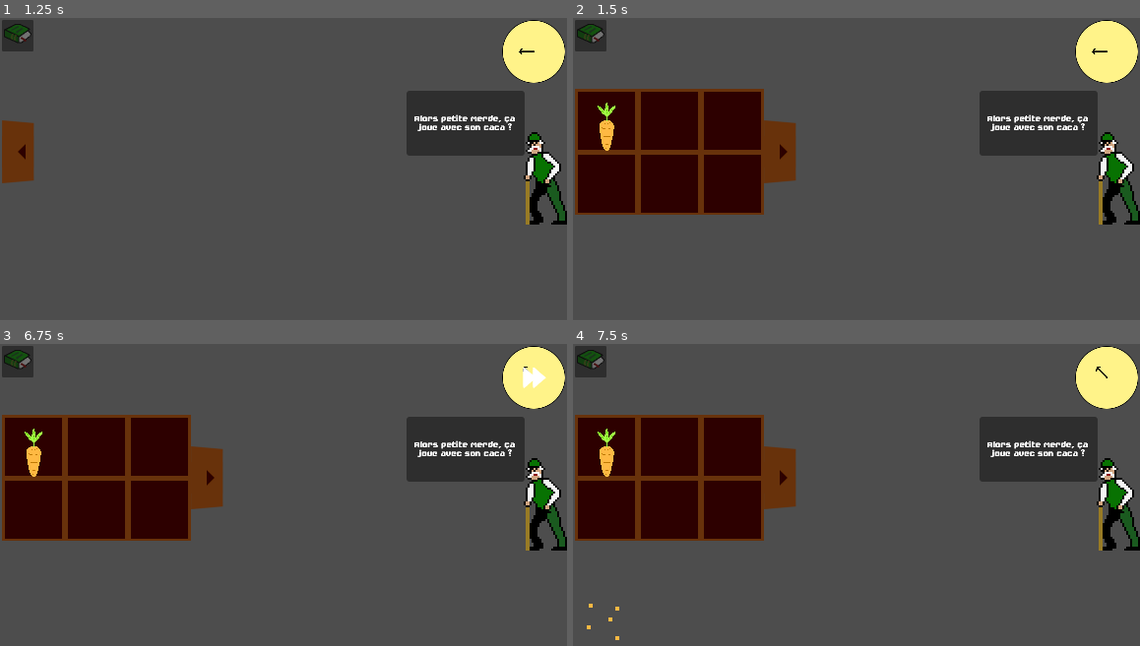
Above: before the commit, frames 1-4 (two rows, left to right).
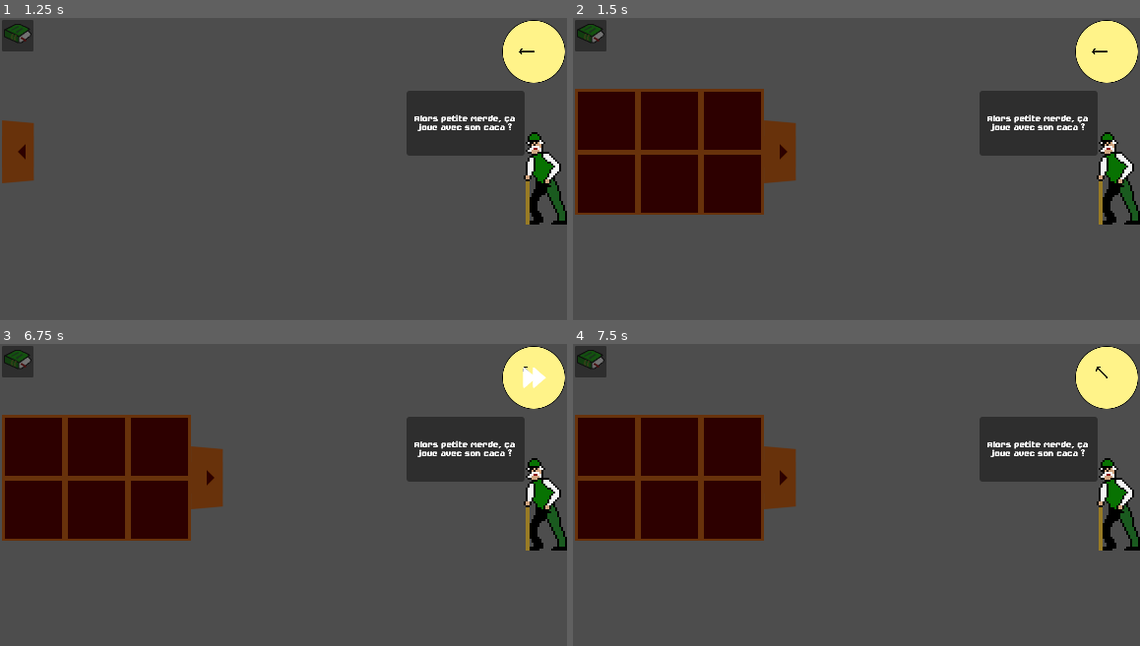
Above: after the commit, the same moments.

Repository: JustAlternate/Regenerative_Game_Jam
Game: Godot game, scene res://Scenes/home.tscn
Same seed, same stepped clock (60 frames per second), same inputs: the game is played once before the commit and once after it. The engine's default icon, where the game draws it, is replaced by a stand-in: a white triangle on a blue panel in a dark square.
Inputs (mouse positions are in pixels of both pictures, inside the frame that each line leads up to):
- Up to frame 1 (1.25 s): click (34, 268) at 0.52 s
- Up to frame 2 (1.5 s): click (607, 150) at 1.25 s
- Up to frame 3 (6.75 s): click (34, 446) at 2.02 s; click (96, 446) at 2.75 s; click (158, 446) at 3.5 s; click (34, 510) at 4.25 s; click (96, 510) at 5 s; click (158, 510) at 5.75 s; click (532, 377) at 6.5 s
- Up to frame 4 (7.5 s): click (607, 594) at 7.27 s

Frame 1 is identical in both runs. In frame 2, 0.3% of the frame differs, in the area x 4-8%, y 28-44%; in frame 3, 0.3%; in frame 4, 0.3%, in the area x 2-9%, y 28-99%.

Commit message:
Seed container fonctionnel

Diff:
--- a/Scenes/seed_container.tscn
+++ b/Scenes/seed_container.tscn
@@ -16,4 +16,8 @@
 centered = false
 offset = Vector2(32, 0)
 
+[node name="SeedNumberLabel" type="RichTextLabel" parent="Sprite2D"]
+offset_right = 40.0
+offset_bottom = 40.0
+
 [connection signal="pressed" from="." to="." method="_on_pressed"]
--- a/Scripts/seed_container.gd
+++ b/Scripts/seed_container.gd
@@ -2,15 +2,37 @@
 
 @export var Seed_Texture: Texture2D
 @export var seed_name: String
+var number_of_seeds = 0
 
 # Called when the node enters the scene tree for the first time.
 func _ready():
 	$Sprite2D.set_texture(Seed_Texture)
+	$Sprite2D.visible = false
+	disabled = true
 
+# Add n seeds to number_of_seeds and changes sprite visibility and enables button accordingly
+func add_seeds(n):
+	if (n > 0):
+		number_of_seeds += n
+		$Sprite2D.visible = true
+		disabled = false
+		$Sprite2D/SeedNumberLabel.text = str(number_of_seeds)
+
+# Removes n seeds to number_of_seeds and if there are no seeds left, hides the seed sprite and disables the button
+func remove_seeds(n):
+	number_of_seeds -= n
+	$Sprite2D/SeedNumberLabel.text = str(number_of_seeds)
+	if (number_of_seeds <= 0):
+		number_of_seeds = 0
+		$Sprite2D.visible = false
+		disabled = true
 
 # Called every frame. 'delta' is the elapsed time since the previous frame.
 func _process(delta):
-	pass
+	if Input.is_action_just_pressed("ui_accept"):
+		add_seeds(1)
+	if Input.is_action_just_pressed("ui_cancel"):
+		remove_seeds(1)
 
 
 func _on_pressed():
@@ -19,3 +41,4 @@
 	else:
 		GlobalVariables.action_picked = "seed"
 		GlobalVariables.seed_picked = seed_name
+	print("Container pressed")
